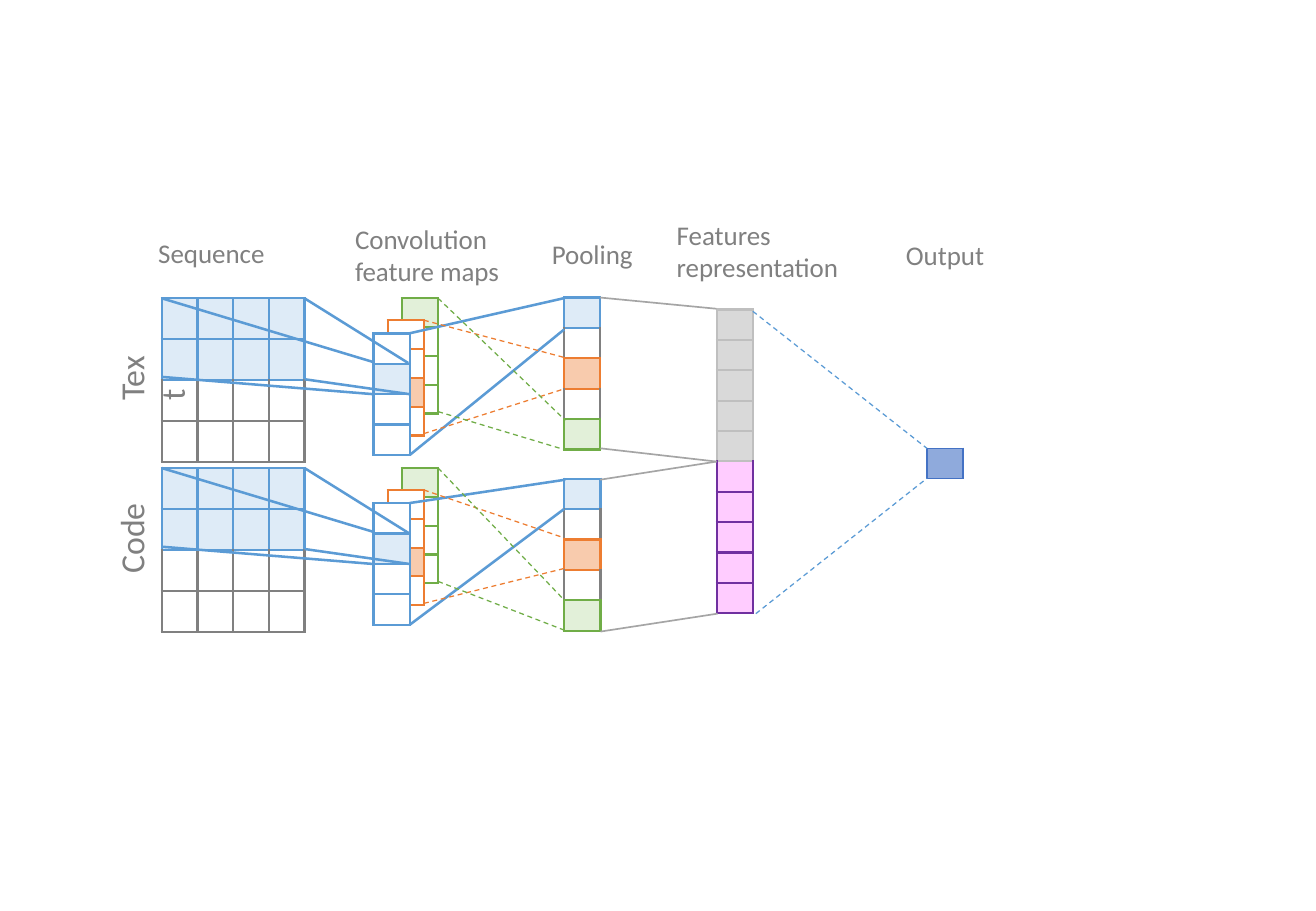
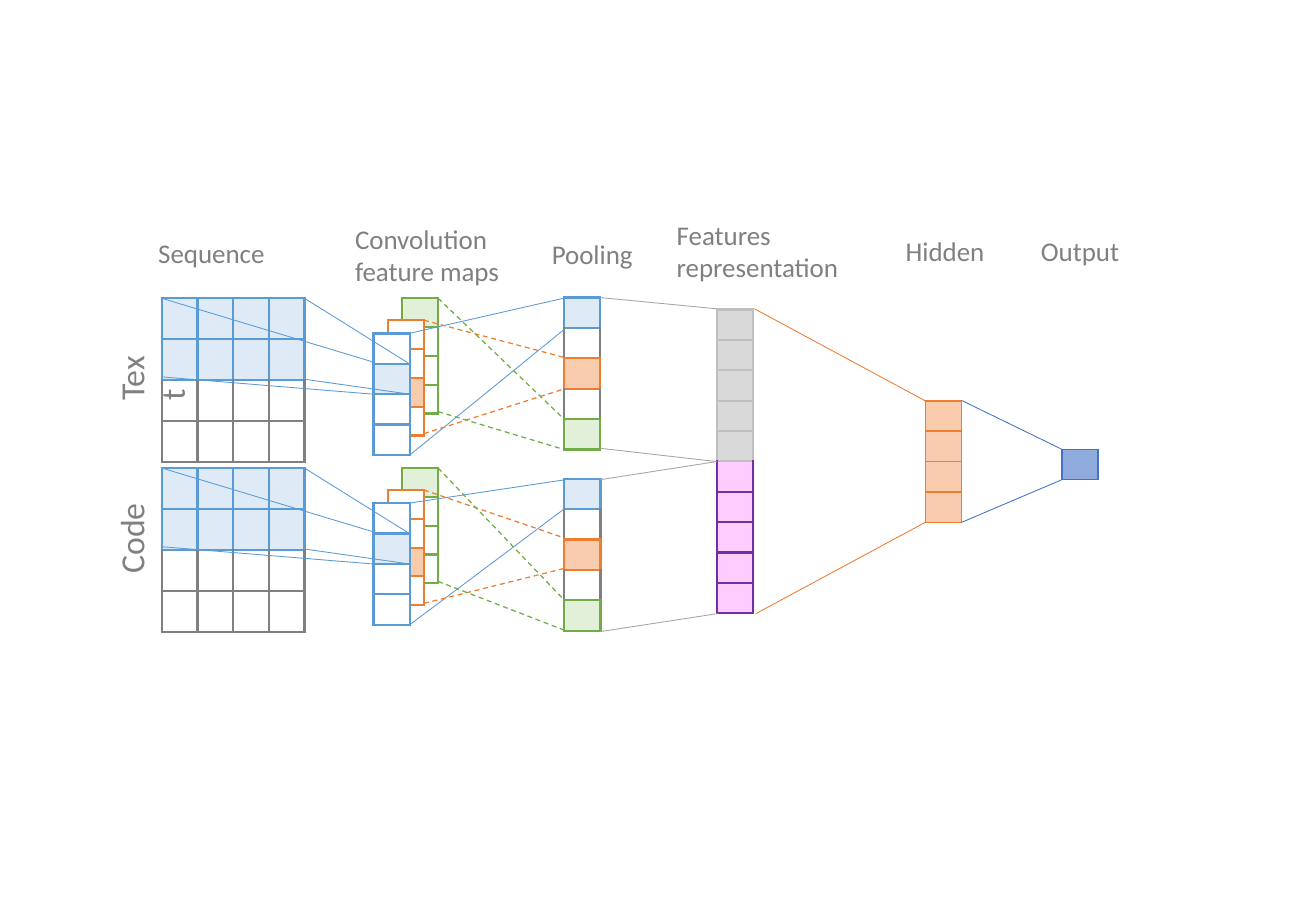
Before and after one commit to hvdthong/BugFixingPatches, a slide deck: slide 2 of Draft/ICSE'18/BugPatchingRanking.pptx. Drawn at 1316x911 pixels with LibreOffice and Linux fonts; fonts in the diff are those of the drawing. Boxes give left, top, right and bottom in pixels: in the first picture for what was removed or moved away, otherwise in the second. Text is boxed around its words. In the diff, an @@ line names an element or a change of style, - is before the commit and + after.

```diff
--- a/Draft/ICSE'18/BugPatchingRanking.pptx
+++ b/Draft/ICSE'18/BugPatchingRanking.pptx
@@ text "Output": place and size @@
-text "Output" at [906,247,984,270]
+text "Output" at [1041,243,1119,266]
@@ text added at [906,242,985,261], 16 pt, text #808080 @@
+Hidden
@@ line (162, 299) - (373, 362): stroke #5B9BD5 1.5 pt to #5B9BD5 0.5 pt @@
@@ line (305, 299) - (408, 363): stroke #5B9BD5 1.5 pt to #5B9BD5 0.5 pt @@
@@ line (410, 333) - (564, 298): stroke #5B9BD5 1.5 pt to #5B9BD5 0.5 pt @@
@@ line (600, 298) - (717, 309): stroke #A5A5A5 1 pt to #A5A5A5 0.5 pt @@
@@ line (410, 456) - (564, 329): stroke #5B9BD5 1.5 pt to #5B9BD5 0.5 pt @@
@@ line moved from (753, 311) - (927, 448) to (755, 309) - (926, 401) @@
@@ line (755, 309) - (926, 401): stroke #5B9BD5 0.75 pt dashed to #ED7D31 0.5 pt @@
@@ line (162, 377) - (373, 395): stroke #5B9BD5 1.5 pt to #5B9BD5 0.5 pt @@
@@ line (305, 379) - (410, 395): stroke #5B9BD5 1.5 pt to #5B9BD5 0.5 pt @@
@@ table added at [926,401,962,523], 4 rows, 1 columns @@
+
+
+
+
@@ line added from (962, 401) to (1062, 450), #4472C4 0.5 pt @@
@@ line (600, 448) - (717, 462): stroke #A5A5A5 1 pt to #A5A5A5 0.5 pt @@
@@ line (162, 468) - (373, 532): stroke #5B9BD5 1.5 pt to #5B9BD5 0.5 pt @@
@@ line (305, 468) - (408, 533): stroke #5B9BD5 1.5 pt to #5B9BD5 0.5 pt @@
@@ line (600, 480) - (717, 462): stroke #A5A5A5 1 pt to #A5A5A5 0.5 pt @@
@@ table: place and size @@
-table at [927,448,964,479]
+table at [1062,450,1098,480]
@@ line (410, 503) - (565, 480): stroke #5B9BD5 1.5 pt to #5B9BD5 0.5 pt @@
@@ line (410, 625) - (564, 509): stroke #5B9BD5 1.5 pt to #5B9BD5 0.5 pt @@
@@ line added from (962, 523) to (1062, 480), #4472C4 0.5 pt @@
@@ line moved from (756, 614) - (927, 479) to (756, 614) - (926, 523) @@
@@ line (756, 614) - (926, 523): stroke #5B9BD5 0.75 pt dashed to #ED7D31 0.5 pt @@
@@ line (162, 547) - (373, 564): stroke #5B9BD5 1.5 pt to #5B9BD5 0.5 pt @@
@@ line (305, 549) - (410, 564): stroke #5B9BD5 1.5 pt to #5B9BD5 0.5 pt @@
@@ line (600, 632) - (718, 614): stroke #A5A5A5 1 pt to #A5A5A5 0.5 pt @@
```
Also in this commit, not shown: 2 other files.
